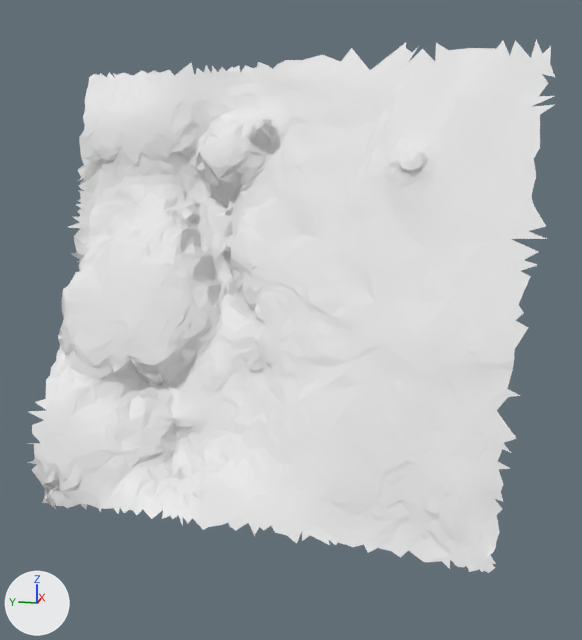
An edit to the glTF model moon small_tiles/tile_287.glb, drawn before and after from the same camera.
Camera for both pictures: a 50 mm lens placed at (17.87, -4.4, -10.55), pointed at (26.0, -2.77, -12.58). The lights are fixed; the arrows at lower left show +X, +Y and +Z. The picture after the commit comes second. Vertices at exactly the same position are counted once.

In view in the first picture: 't287'.
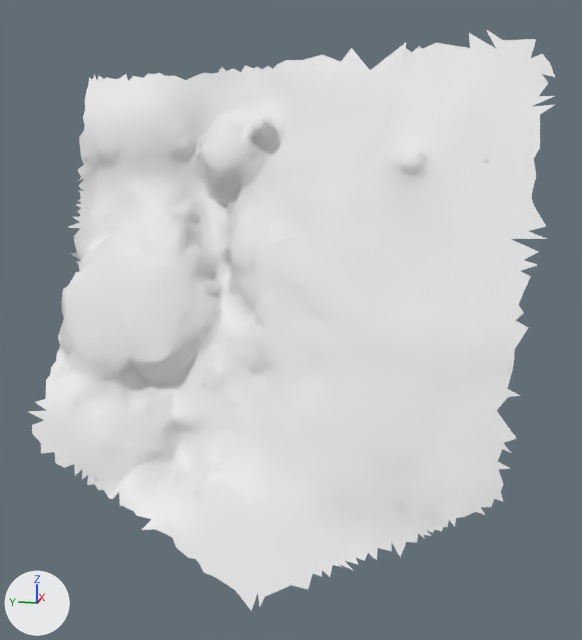
Boxes [x1, y1, x2, y2] around the edits, measured in the pictures (582 x 640 px):
```json
{"object": "t287", "change": "reshaped", "before": [27, 40, 555, 573], "after": [29, 30, 555, 611], "on screen": "9% taller"}
{"part": 1, "of": "me_t287", "change": "built on", "before": [531, 40, 551, 63], "after": [410, 30, 536, 61]}
{"part": 2, "of": "me_t287", "change": "deleted", "before": [90, 62, 268, 81]}
{"part": 3, "of": "me_t287", "change": "reshaped", "before": [27, 443, 502, 573], "after": [137, 510, 378, 611]}
```

Edits to the scene script, one JSON object a line:
```json
{"block": "me_t287", "where": "# used by ob_t287; location = (0.0, 0.0, 0.0)"}
{"block": "me_t287", "where": "# verts and faces of me_t287; kept vertices keep their numbers, new ones are numbered from 3430"}
{"block": "me_t287", "where": "# before: 2 (26.47, -5.25, -9.83) at pixel (550, 46), 3 (26.47, -5.18, -9.9) at pixel (542, 53), 5 (26.53, -4.88, -9.91) at pixel (509, 55), 6 (26.67, -4.49, -9.82) at pixel (469, 48), 7 (26.7, -4.28, -9.84) at pixel (448, 50)"}
{"block": "me_t287", "where": "# before: 8 (26.82, -3.97, -9.78) at pixel (419, 45), 309 (26.61, -4.81, -9.76) at pixel (503, 40), 310 (26.54, -5.12, -9.76) at pixel (536, 39), 311 (26.6, -4.74, -9.84) at pixel (496, 48), 312 (26.63, -4.63, -9.83) at pixel (484, 48)"}
{"block": "me_t287", "where": "# before: 313 (26.58, -4.92, -9.76) at pixel (515, 39), 315 (26.77, -4.14, -9.76) at pixel (435, 42), 392 (26.4, -5.25, -10.0) at pixel (550, 63), 395 (26.48, -5.07, -9.94) at pixel (530, 58), 437 (26.78, -4.01, -9.81) at pixel (422, 48)"}
{"block": "me_t287", "where": "# before: 438 (26.77, -3.86, -9.95) at pixel (408, 62), 439 (26.69, -4.15, -9.95) at pixel (435, 61)"}
{"op": "remove", "block": "me_t287", "code": "me_t287.from_pydata(...)  # 3430 vertices, 6581 faces; spans x 24.58..27.5, y -5.31..0.13, z -14.81..-9.73"}
{"op": "add", "block": "me_t287", "code": "me_t287.from_pydata(...)  # 3352 vertices, 6458 faces; spans x 24.53..27.47, y -5.31..0.13, z -15.1..-9.64"}
{"block": "me_t287", "change": "me_t287 part 1"}
{"op": "add", "block": "me_t287", "code": "delete_vertices([2])  # with the faces that use them"}
{"op": "add", "block": "me_t287", "code": "delete_faces([(3, 395, 310)])"}
{"op": "add", "block": "me_t287", "code": "verts[3450] = (26.7, -4.63, -9.64)  # pixel (485, 29)"}
{"op": "add", "block": "me_t287", "code": "verts[3451] = (26.73, -4.47, -9.67)  # pixel (468, 32)"}
{"op": "add", "block": "me_t287", "code": "faces += [(309, 311, 3450), (311, 312, 3451), (6, 3451, 312), (5, 309, 313), (310, 395, 313), (315, 439, 437)]"}
{"op": "add", "block": "me_t287", "code": "faces += [(6, 7, 315), (8, 437, 438)]"}
{"block": "me_t287", "change": "me_t287 part 2"}
{"block": "me_t287", "change": "15 vertices are removed from x 27.22..27.5, y -2.14..-0.11, z -10.0..-9.87"}
{"block": "me_t287", "change": "25 faces are deleted"}
{"block": "me_t287", "change": "me_t287 part 3"}
{"block": "me_t287", "change": "164 vertices are removed from x 24.58..25.6, y -4.96..0.08, z -14.81..-13.95"}
{"block": "me_t287", "change": "309 faces are deleted"}
{"block": "me_t287", "change": "100 vertices are added at x 24.53..24.97, y -3.84..-1.42, z -15.1..-14.51"}
{"block": "me_t287", "change": "204 new faces join them"}
{"block": "me_t287", "change": "other edits to the shape of me_t287 do not show in these pictures"}
```
